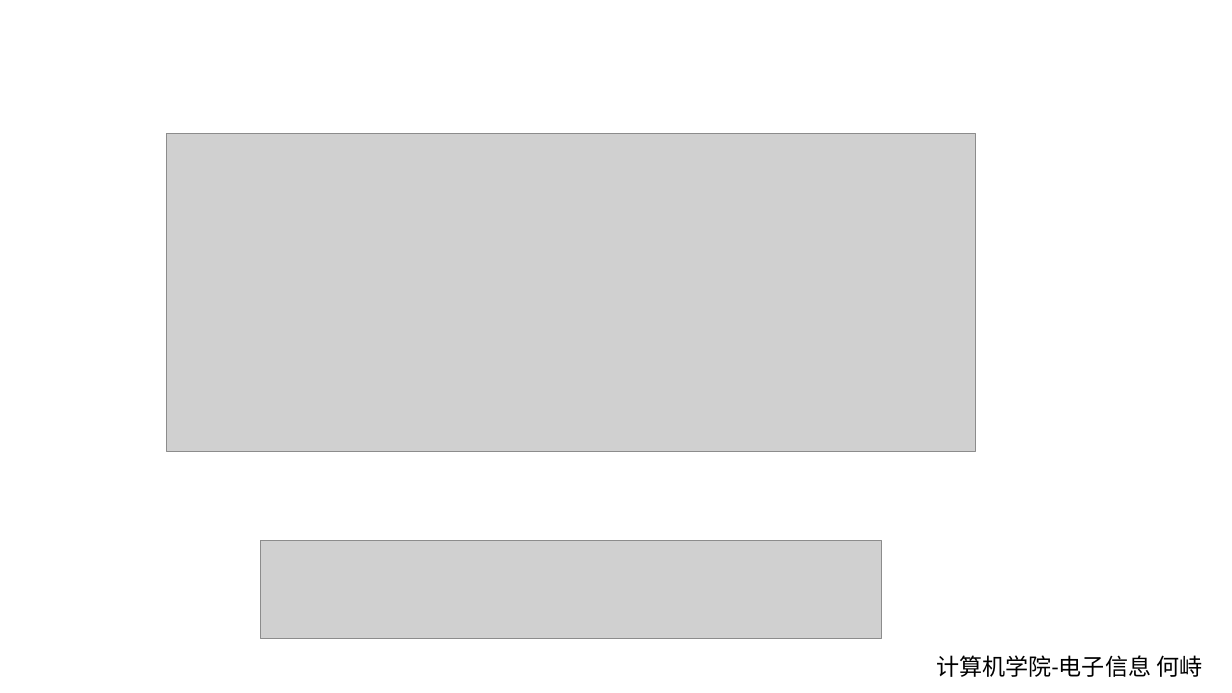
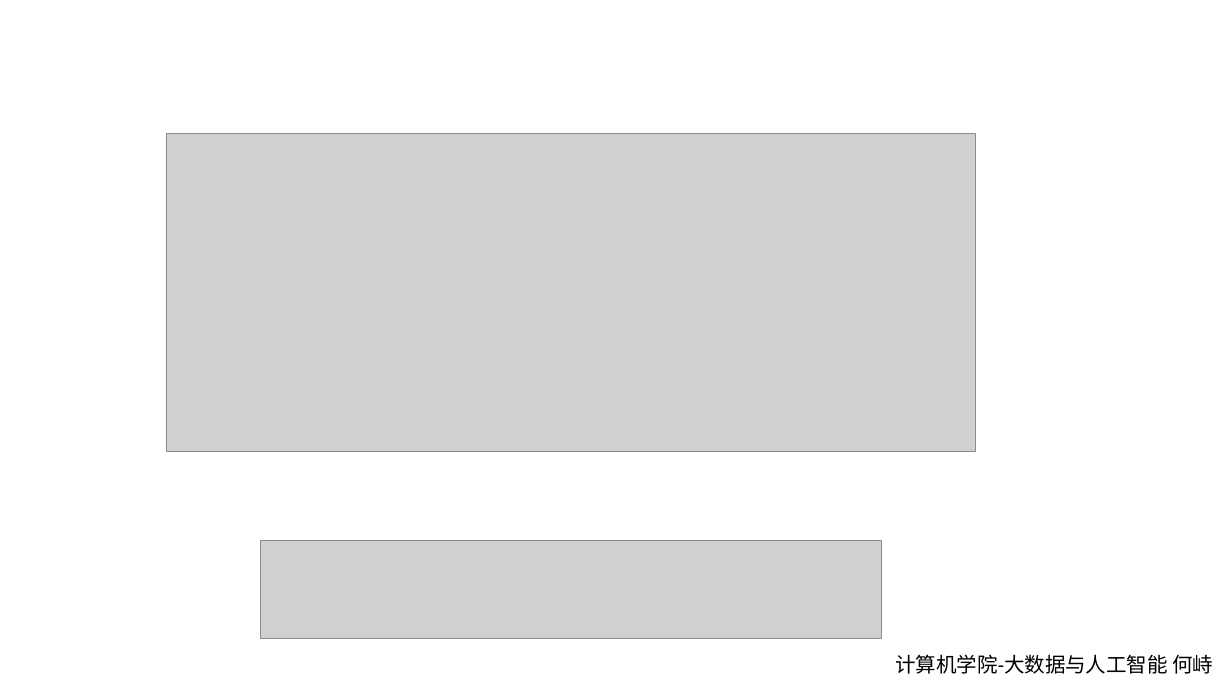
Before and after one commit to kevinva/paperReport, a slide deck: slide 1 of presentation/AlphaCode_20220301.pptx. Drawn at 1232x693 pixels with LibreOffice and Linux fonts; fonts in the diff are those of the drawing; grey boxes stand for pictures. Boxes give left, top, right and bottom in pixels: in the first picture for what was removed or moved away, otherwise in the second. Text is boxed around its words. In the diff, an @@ line names an element or a change of style, - is before the commit and + after.

Commit message:
改title

```diff
--- a/presentation/AlphaCode_20220301.pptx
+++ b/presentation/AlphaCode_20220301.pptx
@@ text at <box>895,654,1213,674</box>: text changed; size 18 to 16 pt @@
-计算机学院-电子信息 何峙
+计算机学院-大数据与人工智能 何峙
```
